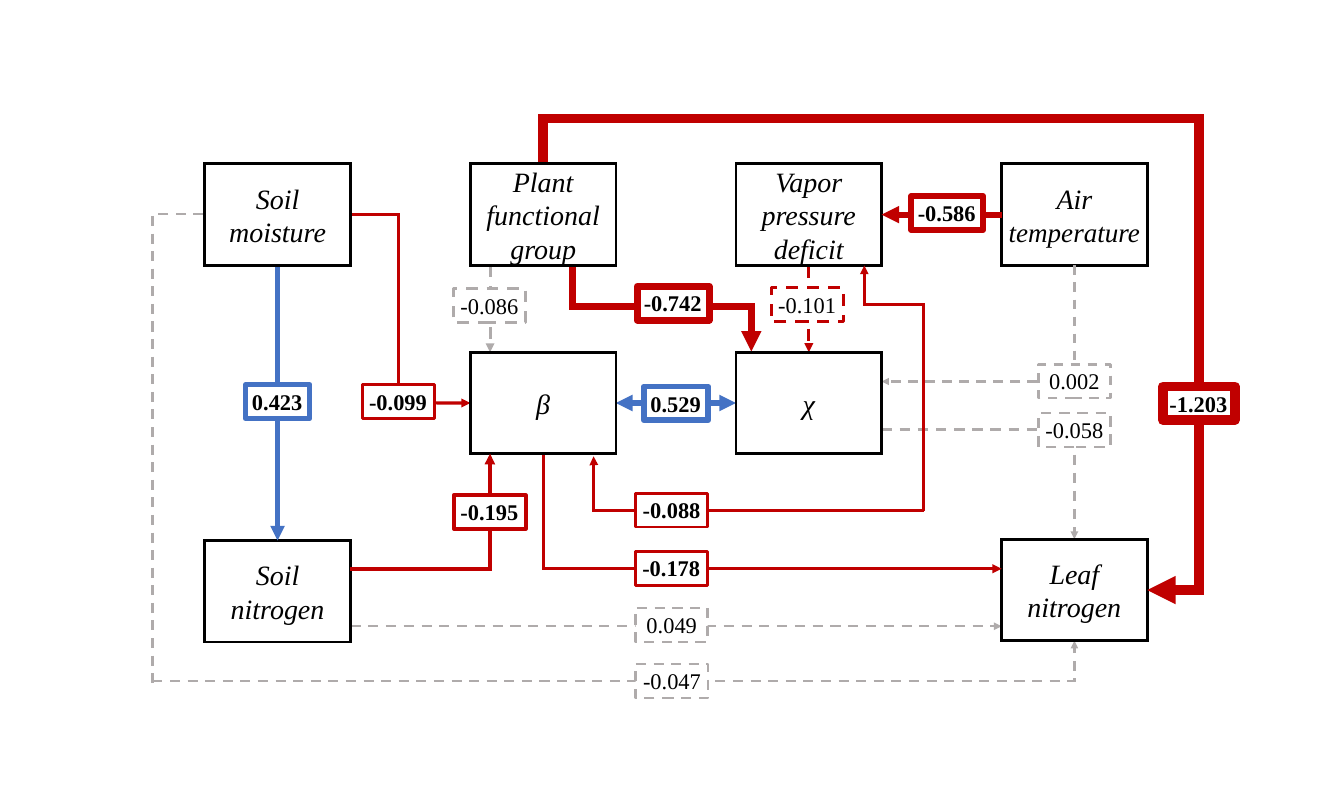
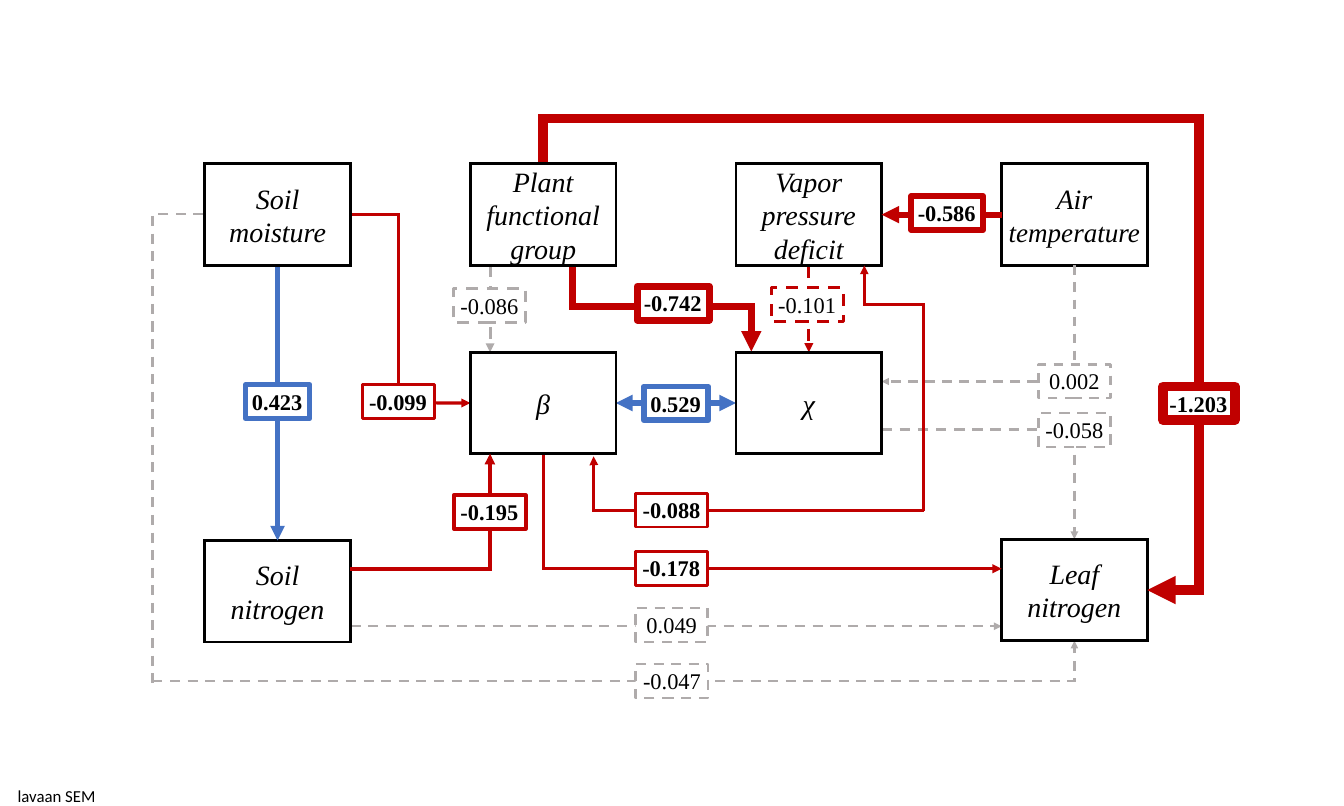
Before and after one commit to eaperkowski/TX_ecolab_leafNitrogen, a slide deck: slide 3 of working_drafts/figs/TXeco_SEM_ppt_fig.pptx (slide 1 before the commit). Drawn at 1344x806 pixels with LibreOffice and Linux fonts; fonts in the diff are those of the drawing. Boxes give left, top, right and bottom in pixels: in the first picture for what was removed or moved away, otherwise in the second. Text is boxed around its words. In the diff, an @@ line names an element or a change of style, - is before the commit and + after.

```diff
--- a/working_drafts/figs/TXeco_SEM_ppt_fig.pptx
+++ b/working_drafts/figs/TXeco_SEM_ppt_fig.pptx
@@ text added at (18, 790, 95, 802), 18 pt, text #000000 @@
+lavaan SEM
```
Also in this commit, not shown: 3 other slides changed, 10 other files.
